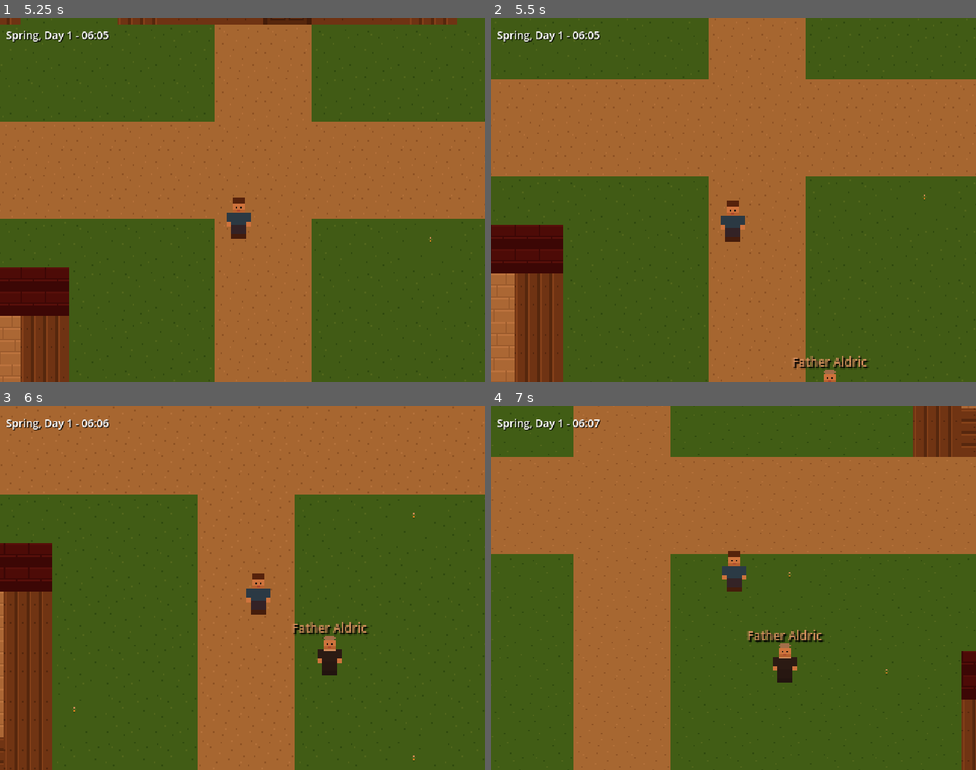
Above: before the commit, frames 1-4 (two rows, left to right).
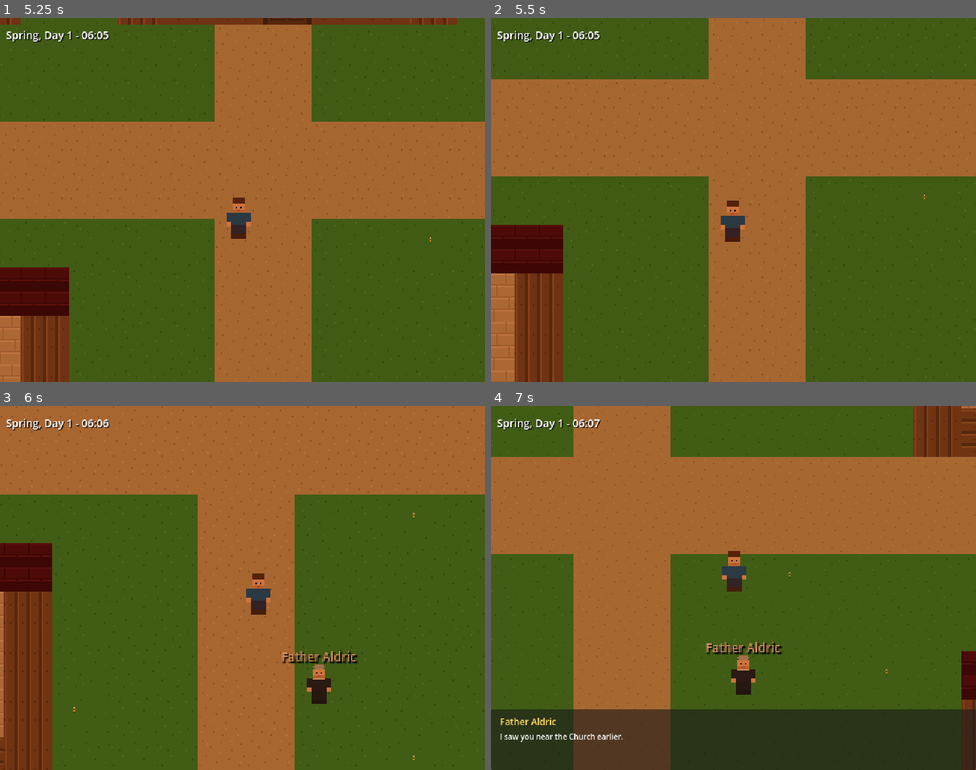
Above: after the commit, the same moments.

Repository: OmuNaman/detailed_game
Game: Godot game, scene res://scenes/world/town.tscn
Two runs of this game, one before a commit and one after it. Both use one fixed random seed, a clock stepped at 60 frames per second and the inputs below.
Inputs:
- Up to frame 1 (5.25 s): tap Enter at 0.5 s; hold D (move_right) 0.53-1.28 s; hold E (interact) 0.53-1.28 s; hold S (move_down) 1.28-2.03 s; tap E (interact) at 1.35, 2.85, 4.35 s; hold D (move_right) 2.03-2.78 s; hold E (interact) 2.03-2.78 s; hold W (move_up) 2.78-3.53 s; hold E (interact) 3.53-4.28 s; hold A (move_left) 3.53-5.03 s; hold S (move_down) from 5.03 s (still down); hold E (interact) from 5.03 s (still down)
- Up to frame 2 (5.5 s): keep holding S (move_down); keep holding E (interact)
- Up to frame 3 (6 s): release S (move_down) at 5.78 s; release E (interact) at 5.78 s; hold D (move_right) from 5.78 s (still down); tap E (interact) at 5.85 s
- Up to frame 4 (7 s): release D (move_right) at 6.53 s; hold W (move_up) from 6.53 s (still down); hold E (interact) from 6.53 s (still down)

Frame 1 is identical in both runs. In frame 2, 0.4% of the frame differs, in the area x 62-78%, y 92-100%; in frame 3, 1.3%; in frame 4, 18%, in the area x 0-100%, y 61-100%.

Commit message:
feat: add needs, observation, interaction systems + debug overlay
- NPC speed scaling: movement scales with GameClock.time_scale, snaps
  waypoints at >10x to prevent overshooting
- Needs system: hunger/energy/social decay per game-minute with
  restoration (sleep, meals, proximity) and emergency schedule override
- Observation system: Area2D perception radius (160px), cooldown-based
  observation storage capped at 50 per NPC
- Interaction: E key talks to nearest NPC with template responses
  driven by needs, mood, and player observations
- Debug overlay: F3 toggles NPC status panel with colored need bars
- Removed unused NavigationAgent2D from NPC scene
- Phase 1 progress: 9/19 (47%)

Co-Authored-By: Claude Opus 4.6 <noreply@anthropic.com>

Diff:
--- a/scenes/npcs/npc.tscn
+++ b/scenes/npcs/npc.tscn
@@ -1,10 +1,13 @@
-[gd_scene load_steps=4 format=3 uid="uid://cnpc001"]
+[gd_scene load_steps=5 format=3 uid="uid://cnpc001"]
 
 [ext_resource type="Script" path="res://scripts/npc/npc_controller.gd" id="1_script"]
 [ext_resource type="Texture2D" path="res://assets/sprites/characters/player_down.png" id="2_sprite"]
 
 [sub_resource type="RectangleShape2D" id="RectangleShape2D_npc"]
 size = Vector2(20, 12)
+
+[sub_resource type="CircleShape2D" id="CircleShape2D_perception"]
+radius = 160.0
 
 [node name="NPC" type="CharacterBody2D"]
 collision_layer = 4
@@ -18,7 +21,12 @@
 [node name="CollisionShape2D" type="CollisionShape2D" parent="."]
 shape = SubResource("RectangleShape2D_npc")
 
-[node name="NavigationAgent2D" type="NavigationAgent2D" parent="."]
+[node name="PerceptionArea" type="Area2D" parent="."]
+collision_layer = 0
+collision_mask = 6
+
+[node name="CollisionShape2D" type="CollisionShape2D" parent="PerceptionArea"]
+shape = SubResource("CircleShape2D_perception")
 
 [node name="NameLabel" type="Label" parent="."]
 offset_left = -40.0
--- /dev/null
+++ b/scenes/ui/debug_overlay.tscn
@@ -0,0 +1,32 @@
+[gd_scene load_steps=2 format=3 uid="uid://cdbgovrl01"]
+
+[ext_resource type="Script" path="res://scripts/ui/debug_overlay.gd" id="1_script"]
+
+[node name="DebugOverlay" type="CanvasLayer"]
+layer = 30
+script = ExtResource("1_script")
+
+[node name="PanelContainer" type="PanelContainer" parent="."]
+anchors_preset = 1
+anchor_left = 1.0
+anchor_right = 1.0
+offset_left = -260
+offset_top = 8.0
+offset_right = -8.0
+offset_bottom = 400.0
+grow_horizontal = 0
+modulate = Color(1, 1, 1, 0.85)
+
+[node name="MarginContainer" type="MarginContainer" parent="PanelContainer"]
+layout_mode = 2
+theme_override_constants/margin_left = 6
+theme_override_constants/margin_top = 6
+theme_override_constants/margin_right = 6
+theme_override_constants/margin_bottom = 6
+
+[node name="VBoxContainer" type="VBoxContainer" parent="PanelContainer/MarginContainer"]
+layout_mode = 2
+
+[node name="UpdateTimer" type="Timer" parent="."]
+wait_time = 0.5
+autostart = true
--- /dev/null
+++ b/scenes/ui/dialogue_box.tscn
@@ -0,0 +1,38 @@
+[gd_scene load_steps=2 format=3 uid="uid://cdlgbox01"]
+
+[ext_resource type="Script" path="res://scripts/ui/dialogue_box.gd" id="1_script"]
+
+[node name="DialogueBox" type="CanvasLayer"]
+layer = 20
+script = ExtResource("1_script")
+
+[node name="PanelContainer" type="PanelContainer" parent="."]
+anchors_preset = 12
+anchor_top = 1.0
+anchor_right = 1.0
+anchor_bottom = 1.0
+offset_top = -80.0
+grow_horizontal = 2
+grow_vertical = 0
+
+[node name="MarginContainer" type="MarginContainer" parent="PanelContainer"]
+layout_mode = 2
+theme_override_constants/margin_left = 12
+theme_override_constants/margin_top = 8
+theme_override_constants/margin_right = 12
+theme_override_constants/margin_bottom = 8
+
+[node name="VBoxContainer" type="VBoxContainer" parent="PanelContainer/MarginContainer"]
+layout_mode = 2
+
+[node name="NameLabel" type="Label" parent="PanelContainer/MarginContainer/VBoxContainer"]
+layout_mode = 2
+theme_override_colors/font_color = Color(1, 0.85, 0.4, 1)
+theme_override_font_sizes/font_size = 12
+text = "NPC Name"
+
+[node name="DialogueLabel" type="Label" parent="PanelContainer/MarginContainer/VBoxContainer"]
+layout_mode = 2
+theme_override_font_sizes/font_size = 10
+text = "Dialogue text goes here..."
+autowrap_mode = 2
--- a/scenes/world/town.tscn
+++ b/scenes/world/town.tscn
@@ -1,10 +1,12 @@
-[gd_scene load_steps=6 format=3 uid="uid://ctown001"]
+[gd_scene load_steps=8 format=3 uid="uid://ctown001"]
 
 [ext_resource type="Script" path="res://scripts/world/town.gd" id="1_town"]
 [ext_resource type="Script" path="res://scripts/world/town_generator.gd" id="2_gen"]
 [ext_resource type="PackedScene" path="res://scenes/world/player.tscn" id="3_player"]
 [ext_resource type="Script" path="res://scripts/world/day_night_cycle.gd" id="4_daynight"]
 [ext_resource type="PackedScene" path="res://scenes/ui/time_hud.tscn" id="5_hud"]
+[ext_resource type="PackedScene" path="res://scenes/ui/dialogue_box.tscn" id="6_dialogue"]
+[ext_resource type="PackedScene" path="res://scenes/ui/debug_overlay.tscn" id="7_debug"]
 
 [node name="Town" type="Node2D"]
 script = ExtResource("1_town")
@@ -20,3 +22,7 @@
 position = Vector2(816, 432)
 
 [node name="TimeHUD" parent="." instance=ExtResource("5_hud")]
+
+[node name="DialogueBox" parent="." instance=ExtResource("6_dialogue")]
+
+[node name="DebugOverlay" parent="." instance=ExtResource("7_debug")]
--- a/scripts/npc/npc_controller.gd
+++ b/scripts/npc/npc_controller.gd
@@ -14,6 +14,17 @@
 var _current_destination: String = ""
 var _building_positions: Dictionary = {}
 var _building_interiors: Dictionary = {}
+
+# Needs system (0-100, start full)
+var hunger: float = 100.0
+var energy: float = 100.0
+var social: float = 100.0
+
+# Observation system
+var observations: Array[Dictionary] = []
+var _observation_cooldowns: Dictionary = {}  # {actor_name: last_observed_game_minute}
+const MAX_OBSERVATIONS: int = 50
+const OBSERVATION_COOLDOWN_MINUTES: int = 60
 
 # A* waypoint following
 var _path: PackedVector2Array = PackedVector2Array()
@@ -37,6 +48,8 @@
 
 
 func _ready() -> void:
+	add_to_group("npcs")
+
 	if sprite_path != "":
 		var tex: Texture2D = load(sprite_path)
 		if tex:
@@ -44,6 +57,8 @@
 	name_label.text = npc_name
 
 	EventBus.time_hour_changed.connect(_on_hour_changed)
+	EventBus.time_tick.connect(_on_time_tick)
+	$PerceptionArea.body_entered.connect(_on_perception_body_entered)
 
 	# Wait one frame for the scene tree to be fully built, then grab the A* grid
 	await get_tree().process_frame
@@ -59,39 +74,80 @@
 	_update_destination(GameClock.hour)
 
 
-func _physics_process(_delta: float) -> void:
+func _physics_process(delta: float) -> void:
 	if not _is_moving or _path.is_empty():
 		return
 
 	var target: Vector2 = _path[_path_index]
 	var distance: float = global_position.distance_to(target)
-
-	if distance < 4.0:
-		# Reached this waypoint, advance to next
+	var step: float = SPEED * GameClock.time_scale * delta
+
+	if step >= distance or GameClock.time_scale > 10.0:
+		# High speed or close enough: snap directly to waypoint
+		global_position = target
 		_path_index += 1
 		if _path_index >= _path.size():
-			# Reached final destination
-			_is_moving = false
-			_path = PackedVector2Array()
-			velocity = Vector2.ZERO
-			print("[%s] Arrived at '%s'" % [npc_name, _current_destination])
+			_arrive()
 			return
-		target = _path[_path_index]
-
-	# Move toward current waypoint
-	var direction: Vector2 = global_position.direction_to(target)
-	velocity = direction * SPEED
-	move_and_slide()
+		# At very high speeds, consume multiple waypoints per frame
+		while GameClock.time_scale > 10.0 and _path_index < _path.size():
+			global_position = _path[_path_index]
+			_path_index += 1
+		if _path_index >= _path.size():
+			_arrive()
+			return
+	else:
+		# Normal speed: smooth velocity-based movement
+		var direction: Vector2 = global_position.direction_to(target)
+		velocity = direction * SPEED * GameClock.time_scale
+		move_and_slide()
 
 	# Flip sprite based on movement direction
-	if velocity.x < -1.0:
+	var dir_x: float = _path[mini(_path_index, _path.size() - 1)].x - global_position.x
+	if dir_x < -1.0:
 		sprite.flip_h = true
-	elif velocity.x > 1.0:
+	elif dir_x > 1.0:
 		sprite.flip_h = false
 
 
+func _arrive() -> void:
+	_is_moving = false
+	_path = PackedVector2Array()
+	velocity = Vector2.ZERO
+
+
 func _on_hour_changed(hour: int) -> void:
+	# Instant hunger restoration at meal times if at home
+	if _current_destination == home_building and hour in [7, 12, 19]:
+		hunger = minf(hunger + 30.0, 100.0)
 	_update_destination(hour)
+
+
+func _on_time_tick(_game_minute: int) -> void:
+	# Decay needs every game minute
+	hunger = maxf(hunger - 0.08, 0.0)
+	energy = maxf(energy - 0.1, 0.0)
+	social = maxf(social - 0.05, 0.0)
+
+	# Energy restoration: sleeping at home (22-06)
+	if _current_destination == home_building and (GameClock.hour >= 22 or GameClock.hour < 6):
+		energy = minf(energy + 0.5, 100.0)
+
+	# Social restoration: other NPCs within 3 tiles (96px)
+	for npc: Node in get_tree().get_nodes_in_group("npcs"):
+		if npc == self:
+			continue
+		if global_position.distance_to(npc.global_position) <= 96.0:
+			social = minf(social + 0.3, 100.0)
+			break  # Only need one nearby NPC to get the bonus
+
+	# Emergency needs trigger re-evaluation of destination
+	if (hunger < 20.0 or energy < 20.0) and _current_destination != home_building:
+		_update_destination(GameClock.hour)
+
+
+func get_mood() -> float:
+	return (hunger + energy + social) / 3.0
 
 
 func _update_destination(hour: int) -> void:
@@ -147,6 +203,9 @@
 
 
 func _get_schedule_destination(hour: int) -> String:
+	## Emergency needs override normal schedule
+	if hunger < 20.0 or energy < 20.0:
+		return home_building
 	## 22-06: sleep at home | 06-17: work | 17-22: tavern
 	if hour >= 22 or hour < 6:
 		return home_building
@@ -154,3 +213,41 @@
 		return workplace_building
 	else:
 		return "Tavern"
+
+
+func _on_perception_body_entered(body: Node2D) -> void:
+	if body == self:
+		return
+	if not (body is CharacterBody2D):
+		return
+
+	var actor_name: String = ""
+	var importance: int = 2
+	if body.is_in_group("npcs"):
+		actor_name = body.npc_name
+	elif body.is_in_group("player"):
+		actor_name = "Player"
+		importance = 5
+	else:
+		return
+
+	# Cooldown: don't re-observe same actor within 60 game minutes
+	if _observation_cooldowns.has(actor_name):
+		var last_time: int = _observation_cooldowns[actor_name]
+		if GameClock.total_minutes - last_time < OBSERVATION_COOLDOWN_MINUTES:
+			return
+
+	_observation_cooldowns[actor_name] = GameClock.total_minutes
+
+	var observation: Dictionary = {
+		"description": "Saw %s near %s" % [actor_name, _current_destination],
+		"actor": actor_name,
+		"location": _current_destination,
+		"game_time": GameClock.total_minutes,
+		"importance": importance,
+	}
+	observations.append(observation)
+
+	# Cap at max observations
+	if observations.size() > MAX_OBSERVATIONS:
+		observations.pop_front()
--- a/scripts/player/player_controller.gd
+++ b/scripts/player/player_controller.gd
@@ -4,8 +4,13 @@
 
 var _facing_direction: Vector2 = Vector2.DOWN
 var _is_moving: bool = false
+var _dialogue_box: Node = null
 
 @onready var sprite: Sprite2D = $Sprite2D
+
+
+func _ready() -> void:
+	add_to_group("player")
 
 
 func _physics_process(_delta: float) -> void:
@@ -46,5 +51,56 @@
 		sprite.modulate.a = 0.85
 
 
+func _unhandled_input(event: InputEvent) -> void:
+	if event.is_action_pressed("interact"):
+		_handle_interact()
+
+
+func _handle_interact() -> void:
+	if _dialogue_box == null:
+		_dialogue_box = get_tree().get_first_node_in_group("dialogue_box")
+	if _dialogue_box == null:
+		return
+
+	# Toggle off if already showing
+	if _dialogue_box.is_showing:
+		_dialogue_box.hide_dialogue()
+		return
+
+	# Find nearest NPC within 1.5 tiles (48px)
+	var nearest_npc: Node = null
+	var nearest_dist: float = 48.0
+	for npc: Node in get_tree().get_nodes_in_group("npcs"):
+		var dist: float = global_position.distance_to(npc.global_position)
+		if dist < nearest_dist:
+			nearest_dist = dist
+			nearest_npc = npc
+
+	if nearest_npc == null:
+		return
+
+	var response: String = _generate_npc_response(nearest_npc)
+	_dialogue_box.show_dialogue(nearest_npc.npc_name, response)
+
+
+func _generate_npc_response(npc: Node) -> String:
+	if npc.energy < 20.0:
+		return "*yawns* I'm exhausted... heading home to rest."
+	if npc.hunger < 20.0:
+		return "I'm starving, need to go eat."
+
+	# Check if NPC has observed the player recently
+	for obs: Dictionary in npc.observations:
+		if obs.get("actor", "") == "Player":
+			return "I saw you near the %s earlier." % obs.get("location", "town")
+
+	var mood: float = npc.get_mood()
+	if mood > 70.0:
+		return "Beautiful day, isn't it? Work at the %s is going well." % npc.workplace_building
+	if mood > 40.0:
+		return "Just another day at the %s." % npc.workplace_building
+	return "I'm not feeling great today..."
+
+
 func get_facing_direction() -> Vector2:
 	return _facing_direction
--- /dev/null
+++ b/scripts/ui/debug_overlay.gd
@@ -0,0 +1,59 @@
+extends CanvasLayer
+## Debug overlay toggled with F3. Shows NPC needs, destination, and observation count.
+
+var _visible: bool = false
+
+@onready var _panel: PanelContainer = $PanelContainer
+@onready var _container: VBoxContainer = $PanelContainer/MarginContainer/VBoxContainer
+@onready var _update_timer: Timer = $UpdateTimer
+
+
+func _ready() -> void:
+	_panel.visible = false
+	_update_timer.timeout.connect(_refresh)
+
+
+func _unhandled_input(event: InputEvent) -> void:
+	if event is InputEventKey and event.pressed and not event.echo:
+		if event.keycode == KEY_F3:
+			_visible = not _visible
+			_panel.visible = _visible
+			if _visible:
+				_refresh()
+
+
+func _refresh() -> void:
+	if not _visible:
+		return
+
+	# Clear old entries
+	for child: Node in _container.get_children():
+		child.queue_free()
+
+	var npcs: Array[Node] = get_tree().get_nodes_in_group("npcs")
+	for npc: Node in npcs:
+		var entry: RichTextLabel = RichTextLabel.new()
+		entry.bbcode_enabled = true
+		entry.fit_content = true
+		entry.custom_minimum_size = Vector2(240, 0)
+		entry.scroll_active = false
+
+		var hunger_bar: String = _make_bar(npc.hunger, "E8A040")
+		var energy_bar: String = _make_bar(npc.energy, "4080E8")
+		var social_bar: String = _make_bar(npc.social, "40C840")
+		var mood_val: float = npc.get_mood()
+
+		entry.text = "[b]%s[/b] (%s) → %s\nH:%s E:%s S:%s  Mood:%.0f  Obs:%d" % [
+			npc.npc_name, npc.job, npc._current_destination,
+			hunger_bar, energy_bar, social_bar,
+			mood_val, npc.observations.size()
+		]
+		_container.add_child(entry)
+
+
+func _make_bar(value: float, color: String) -> String:
+	var filled: int = roundi(value / 10.0)
+	var empty: int = 10 - filled
+	return "[color=#%s]%s[/color][color=#333]%s[/color]" % [
+		color, "█".repeat(filled), "█".repeat(empty)
+	]
--- /dev/null
+++ b/scripts/ui/dialogue_box.gd
@@ -0,0 +1,25 @@
+extends CanvasLayer
+## Simple dialogue box for NPC interaction. Shows name + text at screen bottom.
+
+var is_showing: bool = false
+
+@onready var _panel: PanelContainer = $PanelContainer
+@onready var _name_label: Label = $PanelContainer/MarginContainer/VBoxContainer/NameLabel
+@onready var _dialogue_label: Label = $PanelContainer/MarginContainer/VBoxContainer/DialogueLabel
+
+
+func _ready() -> void:
+	add_to_group("dialogue_box")
+	_panel.visible = false
+
+
+func show_dialogue(speaker_name: String, text: String) -> void:
+	_name_label.text = speaker_name
+	_dialogue_label.text = text
+	_panel.visible = true
+	is_showing = true
+
+
+func hide_dialogue() -> void:
+	_panel.visible = false
+	is_showing = false
Not shown, added: docs/devlog_012_needs_observation_interaction.md
